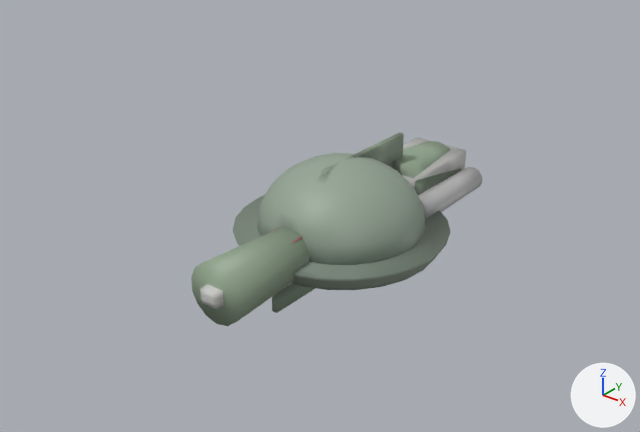
Two versions of the glTF model assets/ships.glb, one commit apart.
One viewpoint serves both versions: a 50 mm lens placed at (257.0, -340.0, 210.0), pointed at (-9.0, -8.0, 4.0). The lights are fixed; the arrows at lower right show +X, +Y and +Z. The first picture is the older version.

In view in the first picture: 'eff_cruiser', 'zeon_armor', 'zeon_cruiser'.
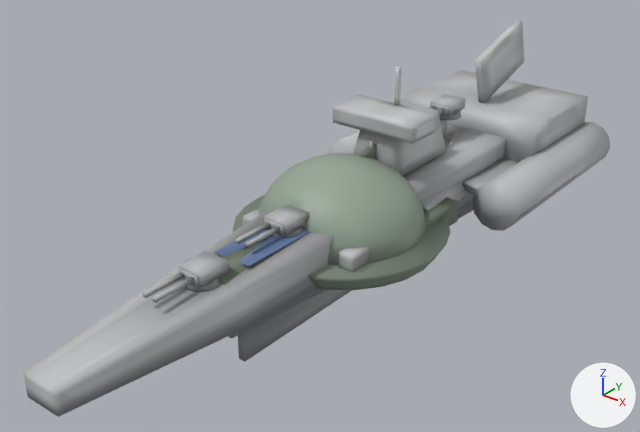
Where the change shows, as pixel boxes (x1, y1, x2, y2) in the pictures (640 x 432 px; the box of a moved part takes in the faces that stretch with it):
'eff_battleship', added
    after: (23, 20, 610, 417)
'zeon_cruiser', reshaped (mostly hidden afterwards)
    before: (191, 133, 461, 326)
    after: (219, 133, 459, 285)
'eff_cruiser', reshaped (mostly hidden)
    before: (200, 138, 483, 309)
    after: (370, 114, 472, 210)
part 1 of me_eff_cruiser, moved or reshaped
    before: (418, 167, 483, 219)
    after: (422, 177, 472, 210)
part 2 of me_eff_cruiser, rebuilt (not visible afterwards)
    before: (402, 138, 466, 189)
part 3 of me_eff_cruiser, built on (mostly hidden)
    before: (200, 228, 303, 309)
    after: (370, 114, 448, 167)
part 4 of me_zeon_cruiser, moved or reshaped
    before: (191, 227, 310, 326)
    after: (219, 242, 262, 285)
part 5 of me_zeon_cruiser, moved or reshaped (mostly hidden afterwards)
    before: (393, 141, 461, 195)
    after: (429, 133, 454, 162)
part 6 of me_zeon_cruiser, moved or reshaped (mostly hidden afterwards)
    before: (322, 133, 404, 174)
    after: (357, 144, 377, 159)
part 7 of me_zeon_cruiser, moved or reshaped (not visible afterwards)
    before: (272, 283, 316, 313)
part 8 of me_zeon_cruiser, added
    after: (423, 197, 459, 227)

Diff of the bpy script that builds the scene:
```diff
--- a/assets/ships.glb.py
+++ b/assets/ships.glb.py
@@ mat_defaultmaterial_004 @@
+mat_defaultmaterial_004 = bpy.data.materials.new('DefaultMaterial.004')
+mat_defaultmaterial_004.use_nodes = True; mat_defaultmaterial_004.node_tree.nodes.clear()
+_N = mat_defaultmaterial_004.node_tree.nodes; _L = mat_defaultmaterial_004.node_tree.links
+n0 = _N.new('ShaderNodeOutputMaterial'); n0.name = 'Material Output'
+n1 = _N.new('ShaderNodeBsdfPrincipled'); n1.name = 'Principled BSDF'
+n2 = _N.new('ShaderNodeVertexColor'); n2.name = 'Color Attribute'
+_L.new(n1.outputs[0], n0.inputs[0])  # 'BSDF' to 'Surface'
+_L.new(n2.outputs[0], n1.inputs[0])  # 'Color' to 'Base Color'
@@ me_eff_cruiser @@
 # used by ob_eff_cruiser; location = (0.0, 0.0, 0.0)
-me_eff_cruiser.from_pydata(...)  # 432 vertices, 832 faces; spans x -32.0..32.0, y -100.0..100.0, z -17.0..27.0
-me_eff_cruiser.materials.append(mat_defaultmaterial)
+me_eff_cruiser.from_pydata(...)  # 1602 vertices, 3104 faces; spans x -32.0..32.0, y -100.0..106.0, z -24.0..39.0
+# me_eff_cruiser part 1: the loose piece of 48 vertices spanning x 16.0..32.0, y 27.0..97.0, z -8.0..8.0 is moved by (0.0, 10.0, -1.0), in mat_defaultmaterial_001
+# me_eff_cruiser part 2: the loose piece of 56 vertices spanning x -17.0..17.0, y 40.0..100.0, z -11.0..15.0 is rebuilt with 98 vertices and now spans x -22.0..22.0, y 66.0..106.0, z -12.0..15.0, in mat_defaultmaterial_001
+# me_eff_cruiser part 3: 2 vertices moved within x -2.0..2.0, y -100.0, z -3.0; 220 vertices removed from x -13.0..13.0, y -100.0..100.0, z -17.0..23.0; 1308 vertices added at x -31.0..31.0, y -100.0..104.0, z -24.0..39.0
+# other edits to the shape of me_eff_cruiser do not show in these pictures
+me_eff_cruiser.materials.append(mat_defaultmaterial_001)
@@ me_zeon_cruiser @@
 # used by ob_zeon_cruiser; location = (0.0, 0.0, 0.0)
-me_zeon_cruiser.from_pydata(...)  # 280 vertices, 540 faces; spans x -30.0..30.0, y -95.0..95.0, z -29.0..35.0
-me_zeon_cruiser.materials.append(mat_defaultmaterial_002)
+me_zeon_cruiser.from_pydata(...)  # 520 vertices, 996 faces; spans x -38.0..38.0, y -99.0..117.0, z -28.0..39.0
+# me_zeon_cruiser part 4: the loose piece of 56 vertices spanning x -16.0..16.0, y -95.0..95.0, z -16.0..16.0 is scaled about its middle by (0.992, 1.04, 0.992), in mat_defaultmaterial_004
+# me_zeon_cruiser part 5: the loose piece of 56 vertices spanning x -21.0..21.0, y 45.0..95.0, z -22.0..22.0 is moved by (0.0, 22.0, 0.0), in mat_defaultmaterial_004
+# me_zeon_cruiser part 6: the loose piece of 56 vertices spanning x -2.0..2.0, y -15.0..55.0, z 9.0..35.0 is multiplied about its middle by the matrix ((1.045, 0.0, 0.0), (0.0, 1.03, -0.176), (0.0, 0.209, 0.867)), then moved by (0.0, -8.0, -1.0), in mat_defaultmaterial_004
+# me_zeon_cruiser part 7: the loose piece of 56 vertices spanning x -2.0..2.0, y -55.0..35.0, z -29.0..-11.0 is scaled about its middle by (1.05, 1.02, 0.871), then moved by (0.0, -1.0, 0.0), in mat_defaultmaterial_004
+# me_zeon_cruiser part 8: a new loose piece of 56 vertices spanning x 25.0..38.0, y -21.0..58.0, z -9.0..3.0, in mat_defaultmaterial_004
+# other edits to the shape of me_zeon_cruiser do not show in these pictures
+me_zeon_cruiser.materials.append(mat_defaultmaterial_004)
@@ me_eff_battleship @@
+me_eff_battleship.from_pydata(...)  # 1754 vertices, 3388 faces; spans x -67.0..67.0, y -190.0..201.0, z -45.0..74.0
+me_eff_battleship.materials.append(mat_defaultmaterial)
@@ ob_eff_battleship @@
+ob_eff_battleship = bpy.data.objects.new('eff_battleship', me_eff_battleship)
+ob_eff_battleship.location = (0.0, 0.0, 0.0)
```
